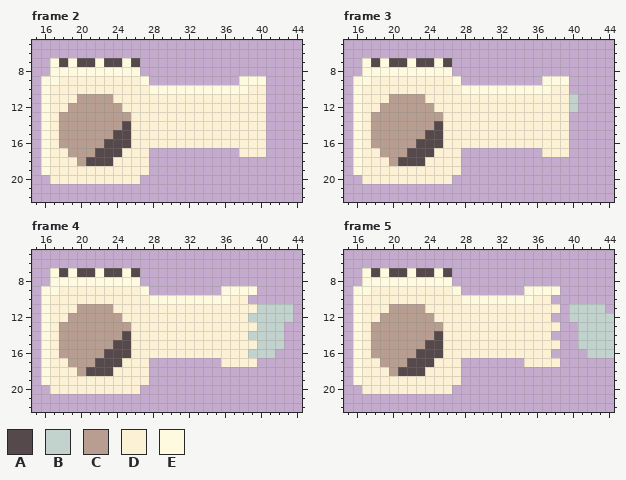
File history of a pixel-art file, AsepriteFiles/Drafts/Player/Weapons/Animated/tshirtDryerCannon.ase. The first picture shows the starting point.
45x30 pixels, 11 frames. Shown: frame 2: x 15..44, y 5..22; frame 3: x 15..44, y 5..22; frame 4: x 15..44, y 5..22; frame 5: x 15..44, y 5..22. The commit also changed other frames, which this record leaves out.
Visible layers, top first: "Barrel", "Base", "PIVOT".
Palette (. is transparent): A #56494c  B #c2d3cd  C #b79e90  D #fcf1d4  E #fefadf
Pixels before, frame 2, first column x 16:
 7 .EAEAAEAAEA..............
 8 .EEEEEEEEEE..............
 9 EEDDDDDDDDDE..........EEE
10 EDDDDDDDDDDDEEEEEEEEEEEDD
11 EDDDCCCCDDDDDDDDDDDDDDDDD
12 EDDCCCCCCDDDDDDDDDDDDDDDD
13 EDCCCCCCCCDDDDDDDDDDDDDDD
14 EDCCCCCCCADDDDDDDDDDDDDDD
15 EDCCCCCCAADDDDDDDDDDDDDDD
16 EDCCCCCAAADDDDDDDDDDDDDDD
17 EDDCCCAAADDD..........DDD
18 EDDDCAAADDDD.............
19 EDDDDDDDDDDD.............
20 .DDDDDDDDDD..............
Pixels before, frame 3, first column x 16:
 7 .EAEAAEAAEA..............
 8 .EEEEEEEEEE..............
 9 EEDDDDDDDDDE.........EEE.
10 EDDDDDDDDDDDEEEEEEEEEEDD.
11 EDDDCCCCDDDDDDDDDDDDDDDDB
12 EDDCCCCCCDDDDDDDDDDDDDDDB
13 EDCCCCCCCCDDDDDDDDDDDDDD.
14 EDCCCCCCCADDDDDDDDDDDDDD.
15 EDCCCCCCAADDDDDDDDDDDDDD.
16 EDCCCCCAAADDDDDDDDDDDDDD.
17 EDDCCCAAADDD.........DDD.
18 EDDDCAAADDDD.............
19 EDDDDDDDDDDD.............
20 .DDDDDDDDDD..............
Pixels before, frame 4, first column x 16:
 7 .EAEAAEAAEA.................
 8 .EEEEEEEEEE.................
 9 EEDDDDDDDDDE........EEEE....
10 EDDDDDDDDDDDEEEEEEEEEDD.....
11 EDDDCCCCDDDDDDDDDDDDDDDDBBBB
12 EDDCCCCCCDDDDDDDDDDDDDDBBBBB
13 EDCCCCCCCCDDDDDDDDDDDDDDBBB.
14 EDCCCCCCCADDDDDDDDDDDDDBBBB.
15 EDCCCCCCAADDDDDDDDDDDDDDBBB.
16 EDCCCCCAAADDDDDDDDDDDDDBBB..
17 EDDCCCAAADDD........DDDD....
18 EDDDCAAADDDD................
19 EDDDDDDDDDDD................
20 .DDDDDDDDDD.................
Pixels before, frame 5, first column x 16:
 7 .EAEAAEAAEA..................
 8 .EEEEEEEEEE..................
 9 EEDDDDDDDDDE.......EEEE......
10 EDDDDDDDDDDDEEEEEEEEDD.......
11 EDDDCCCCDDDDDDDDDDDDDDD.BBBB.
12 EDDCCCCCCDDDDDDDDDDDDD..BBBBB
13 EDCCCCCCCCDDDDDDDDDDDDD..BBBB
14 EDCCCCCCCADDDDDDDDDDDD...BBBB
15 EDCCCCCCAADDDDDDDDDDDDD..BBBB
16 EDCCCCCAAADDDDDDDDDDDD....BBB
17 EDDCCCAAADDD.......DDDD......
18 EDDDCAAADDDD.................
19 EDDDDDDDDDDD.................
20 .DDDDDDDDDD..................
The same view after the edit:
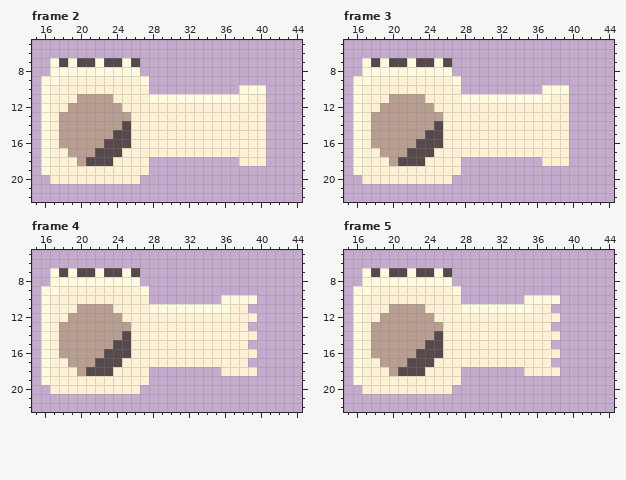
From the commit log: Drier cannor looks ugly. time for REMODELING
Difference:
Frame 2, layer "Barrel":
There is now colour D in row 17 at x 28 to 37; in row 18 at x 38 to 40.
The edit turns colour D into colour E in row 10 at x 39 to 40; in row 11 at x 28 to 38.
Colour E is gone in row 9 at x 38 to 40; in row 10 at x 28 to 37.
Frame 3, layer "Barrel":
There is now colour D in row 17 at x 28 to 36; in row 18 at x 37 to 39.
The edit turns colour D into colour E in row 10 at x 38 to 39; in row 11 at x 28 to 37.
Colour B is gone in rows 11 to 12 at x 40.
Colour E is gone in row 9 at x 37 to 39; in row 10 at x 28 to 36.
Frame 4, layer "Barrel":
There is now colour D in row 17 at x 28 to 35; in row 18 at x 36 to 39.
The edit turns colour B into colour D in row 12 at x 39; in row 14 at x 39; in row 16 at x 39.
There is now colour E in row 10 at x 39.
The edit turns colour D into colour E in row 10 at x 37 to 38; in row 11 at x 28 to 36.
Colour B is gone in rows 11 to 12 at x 40 to 43; in rows 13 to 15 at x 40 to 42; in row 16 at x 40 to 41.
Colour D is gone in row 11 at x 39; in row 13 at x 39; in row 15 at x 39; in row 17 at x 39.
Colour E is gone in row 9 at x 36 to 39; in row 10 at x 28 to 35.
Frame 5, layer "Barrel":
There is now colour D in row 12 at x 38; in row 14 at x 38; in row 16 at x 38; in row 17 at x 28 to 34; in row 18 at x 35 to 38.
There is now colour E in row 10 at x 38.
The edit turns colour D into colour E in row 10 at x 36 to 37; in row 11 at x 28 to 35.
Colour B is gone in row 11 at x 40 to 43; in row 12 at x 40 to 44; in rows 13 to 15 at x 41 to 44; in row 16 at x 42 to 44.
Colour D is gone in row 11 at x 38; in row 13 at x 38; in row 15 at x 38; in row 17 at x 38.
Colour E is gone in row 9 at x 35 to 38; in row 10 at x 28 to 34.
Pixel boxes of the changes (left, top, right, bottom) in both pictures:
changed: (149, 76, 266, 103)
added: (149, 148, 266, 166)
changed: (461, 76, 578, 112)
added: (461, 148, 569, 166)
changed: (149, 286, 293, 376)
changed: (461, 286, 614, 376)
